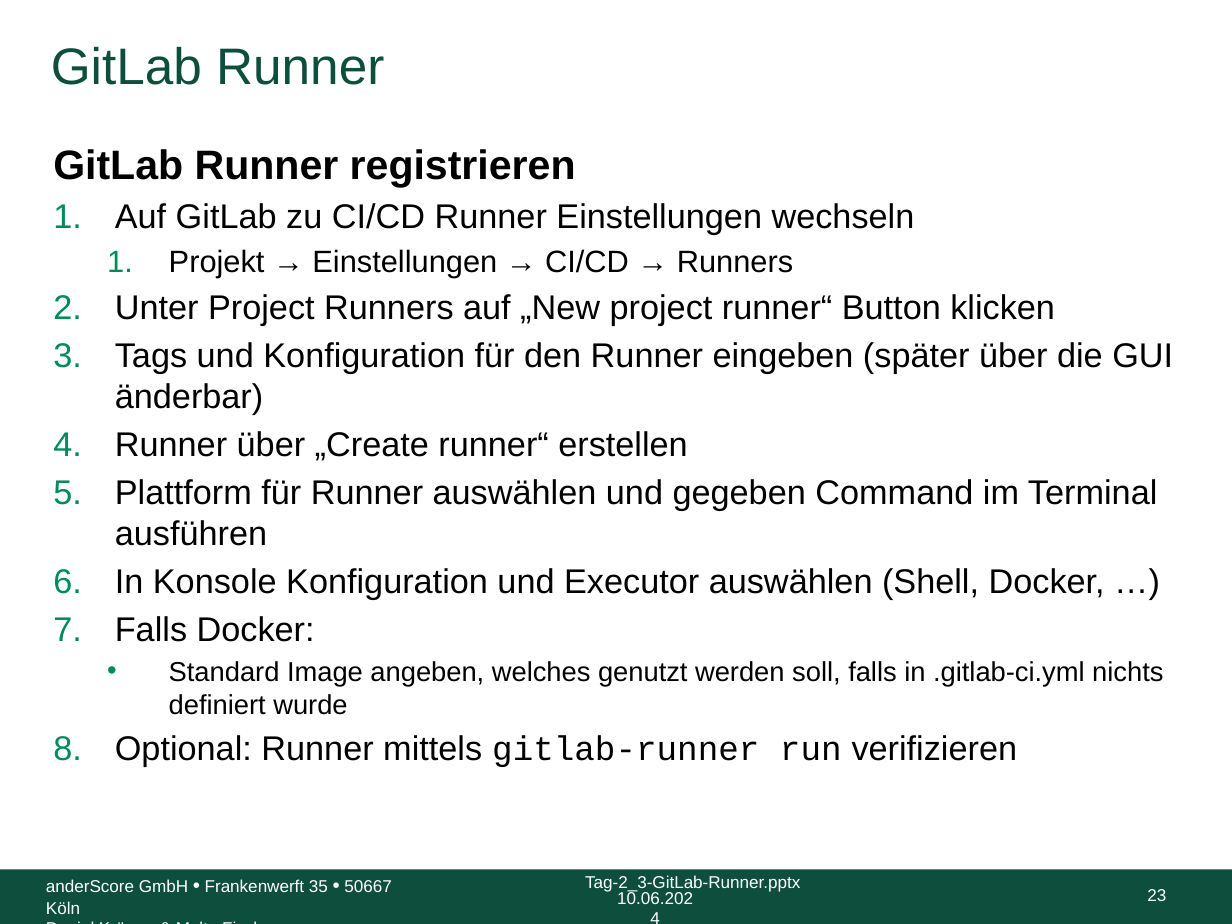
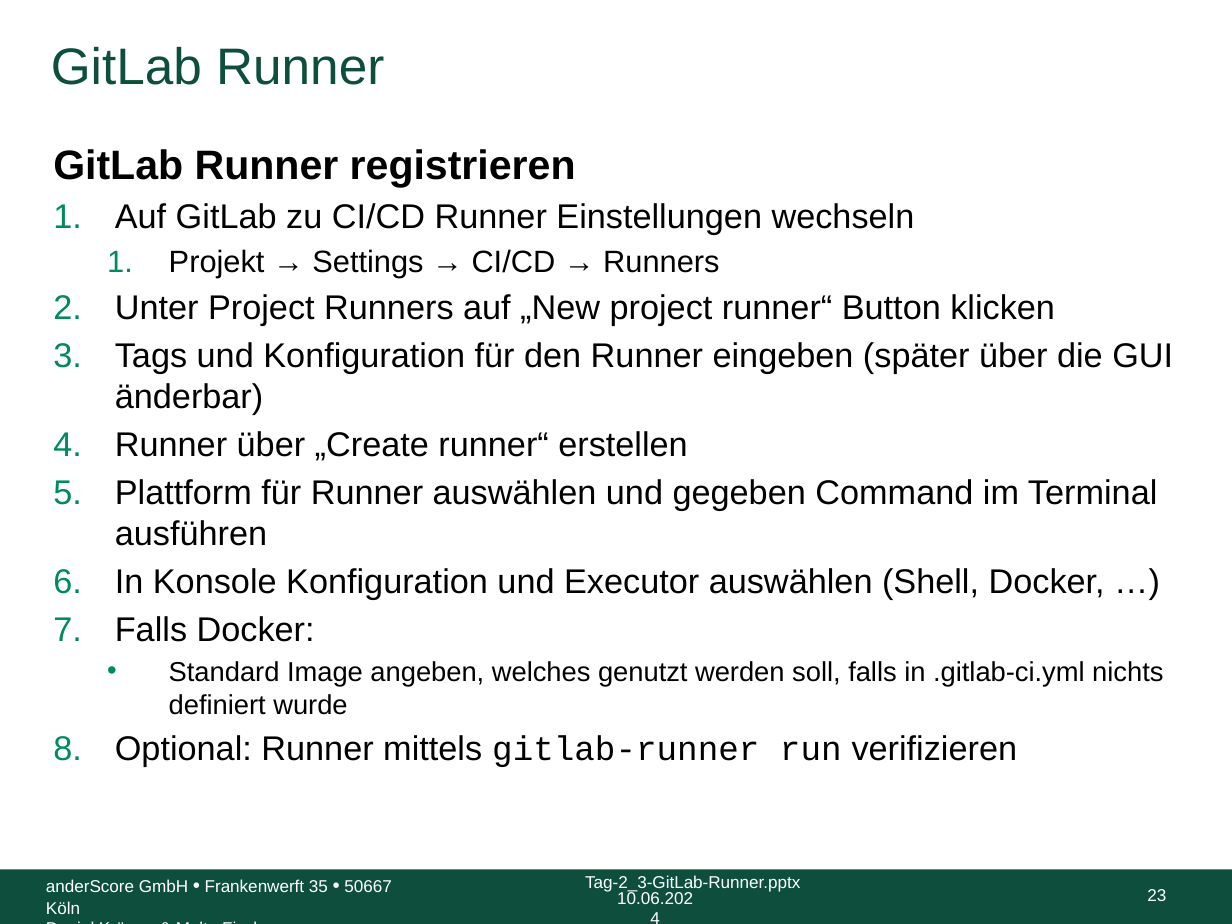
Before and after one commit to anderscore-gmbh/gitlab, a slide deck: slide 23 of slides/Tag-2_3-GitLab-Runner.pptx. Drawn at 1232x924 pixels with LibreOffice and Linux fonts; fonts in the diff are those of the drawing; background and template pictures are left out. Boxes give left, top, right and bottom in pixels: in the first picture for what was removed or moved away, otherwise in the second. Text is boxed around its words. In the diff, an @@ line names an element or a change of style, - is before the commit and + after.

Commit message:
"Einstellungen" zu "Settings" geändert

```diff
--- a/slides/Tag-2_3-GitLab-Runner.pptx
+++ b/slides/Tag-2_3-GitLab-Runner.pptx
@@ text at (169, 249, 719, 278): text changed @@
-  1. Projekt → Einstellungen → CI/CD → Runners
+  1. Projekt → Settings → CI/CD → Runners
```
Also in this commit, not shown: 1 other file.
